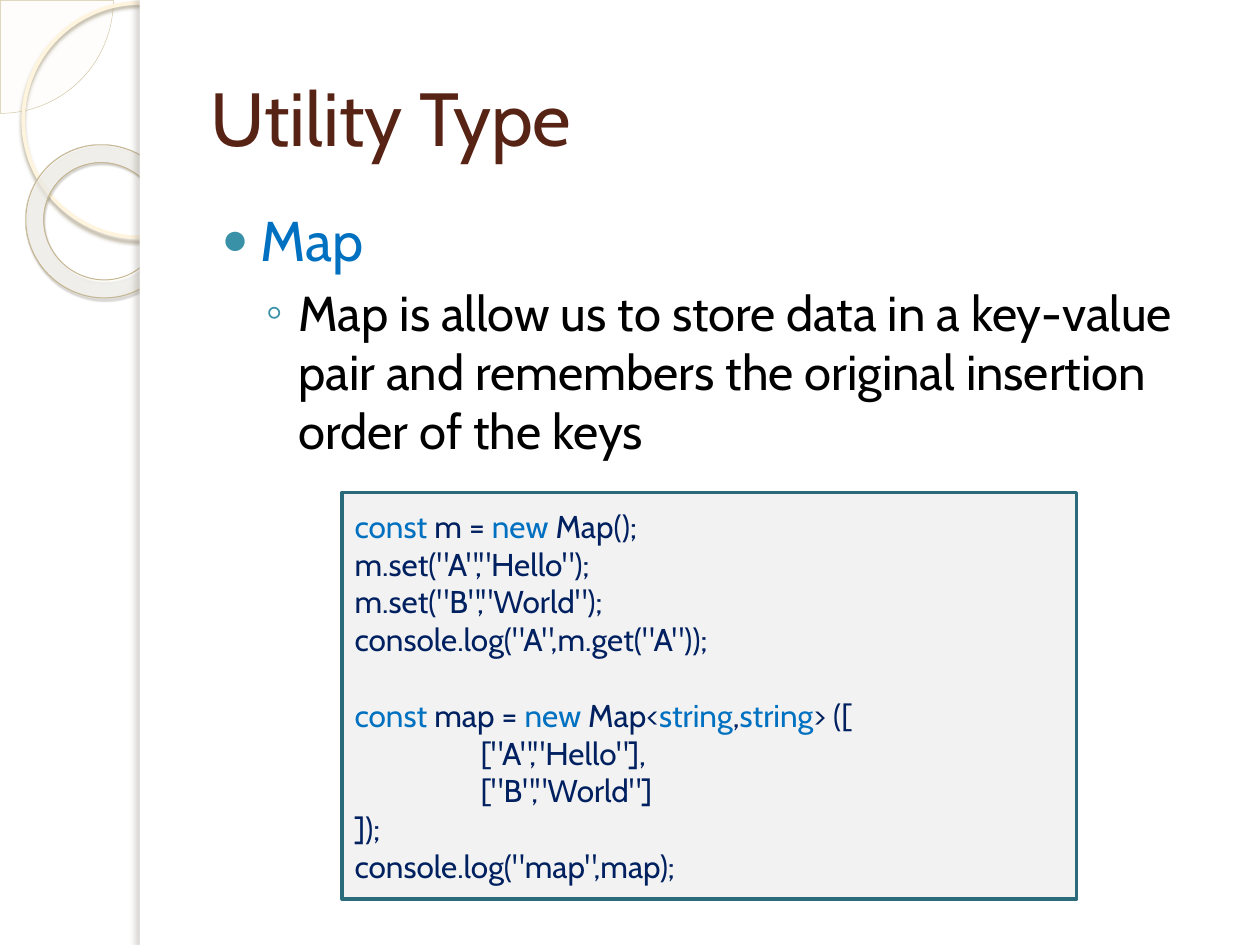
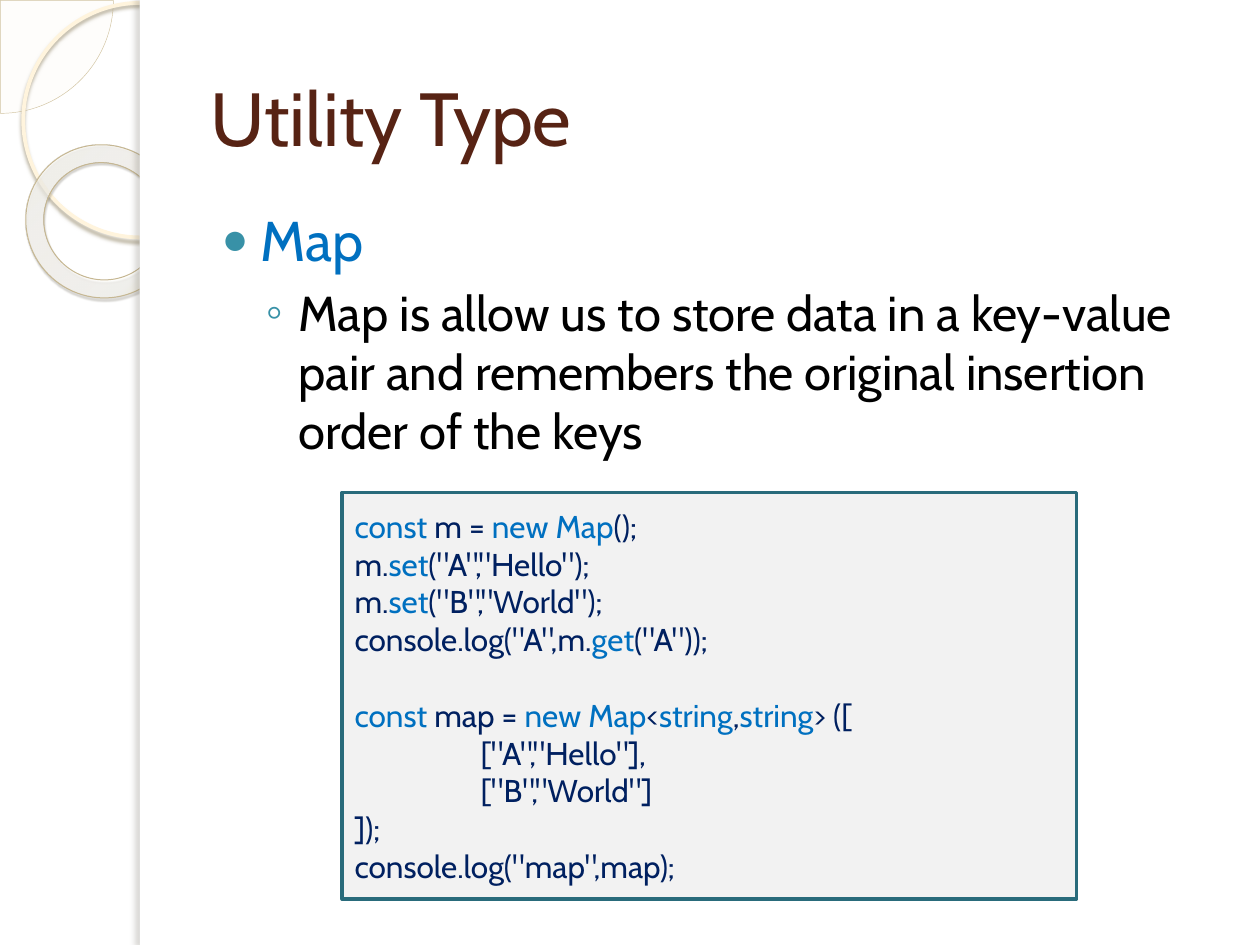
Before and after one commit to tassun/train-ts, a slide deck: slide 67 of Introduction to TypeScript.pptx (slide 63 before the commit). Drawn at 1260x945 pixels with LibreOffice and Linux fonts; fonts in the diff are those of the drawing; background and template pictures are left out. Boxes give left, top, right and bottom in pixels: in the first picture for what was removed or moved away, otherwise in the second. Text is boxed around its words. In the diff, an @@ line names an element or a change of style, - is before the commit and + after.

```diff
--- a/Introduction to TypeScript.pptx
+++ b/Introduction to TypeScript.pptx
@@ text in rectangle at <box>355,514,826,734</box>: text colour #002060 to #0070C0 in "Map();", "m.set("A","Hello");", "m.set("B","World");", "console.log("A",m.get("A"));" and 1 more places @@
```
Also in this commit, not shown: 2 other slides changed, 6 slides added, 1 other file.
